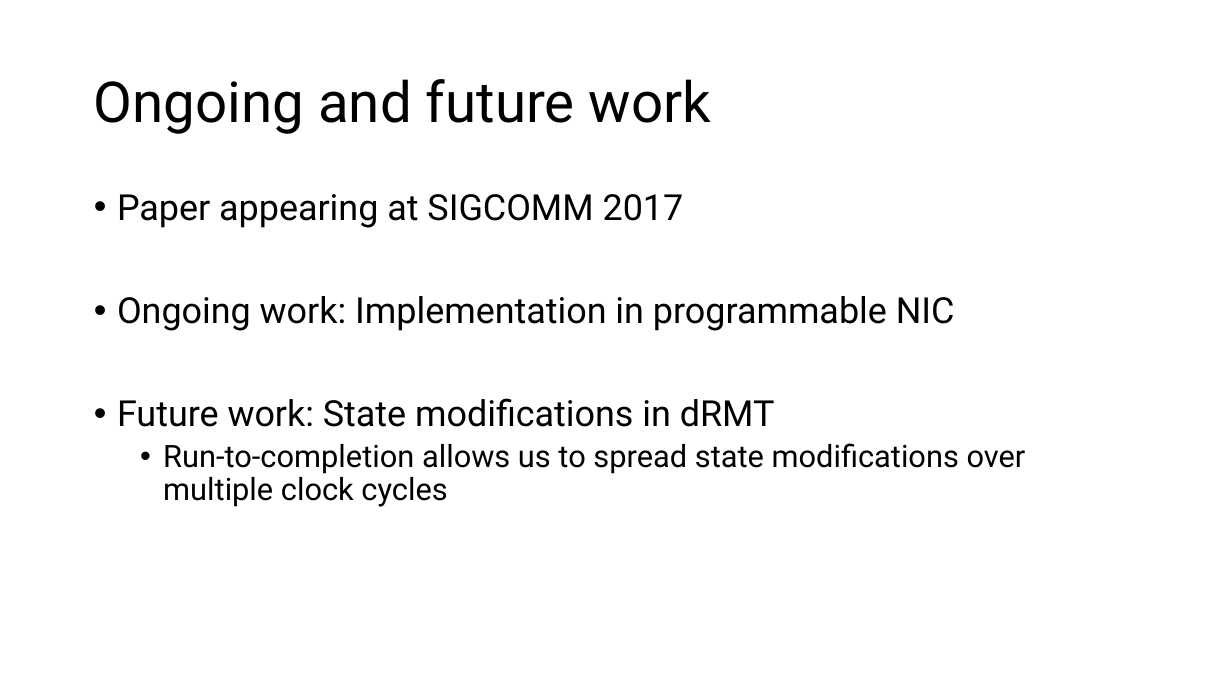
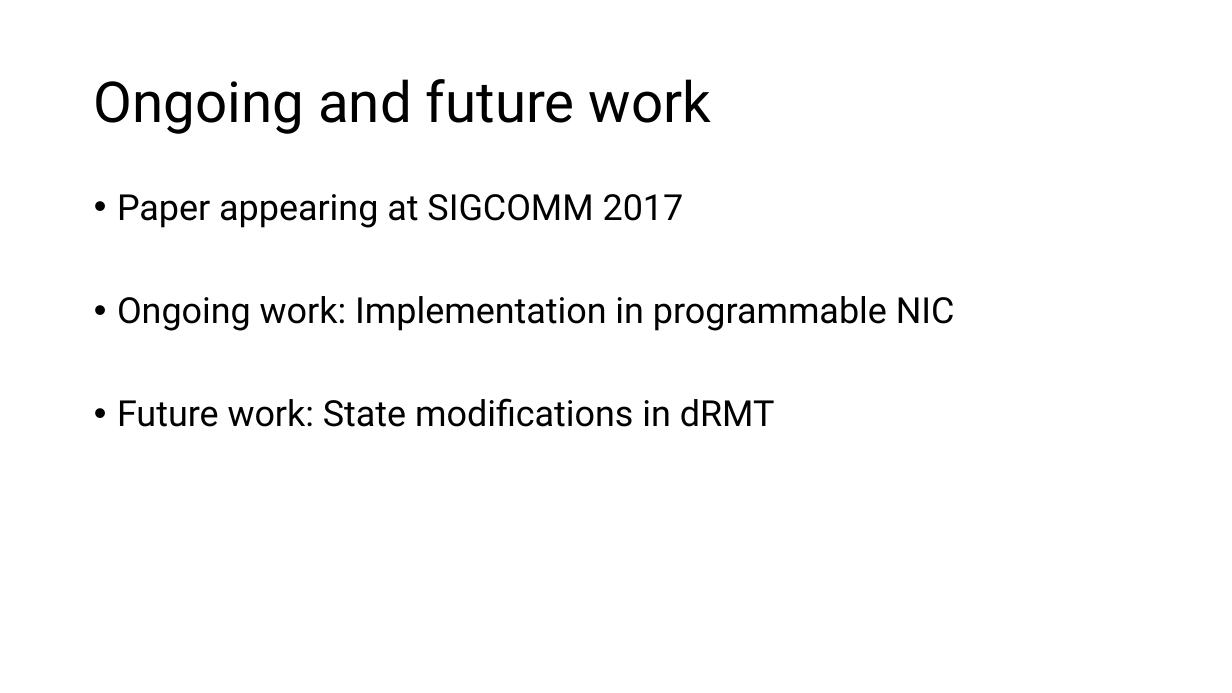
Before and after one commit to anirudhSK/drmt_talk, a slide deck: slide 30 of drmt.pptx. Drawn at 1232x693 pixels with LibreOffice and Linux fonts; fonts in the diff are those of the drawing. Boxes give left, top, right and bottom in pixels: in the first picture for what was removed or moved away, otherwise in the second. Text is boxed around its words. In the diff, an @@ line names an element or a change of style, - is before the commit and + after.

Commit message:
Simplify state mod slide

```diff
--- a/drmt.pptx
+++ b/drmt.pptx
@@ text at bbox=[163, 443, 1026, 507]: paragraph removed @@
-  • Run-to-completion allows us to spread state modifications over multiple clock cycles
```
